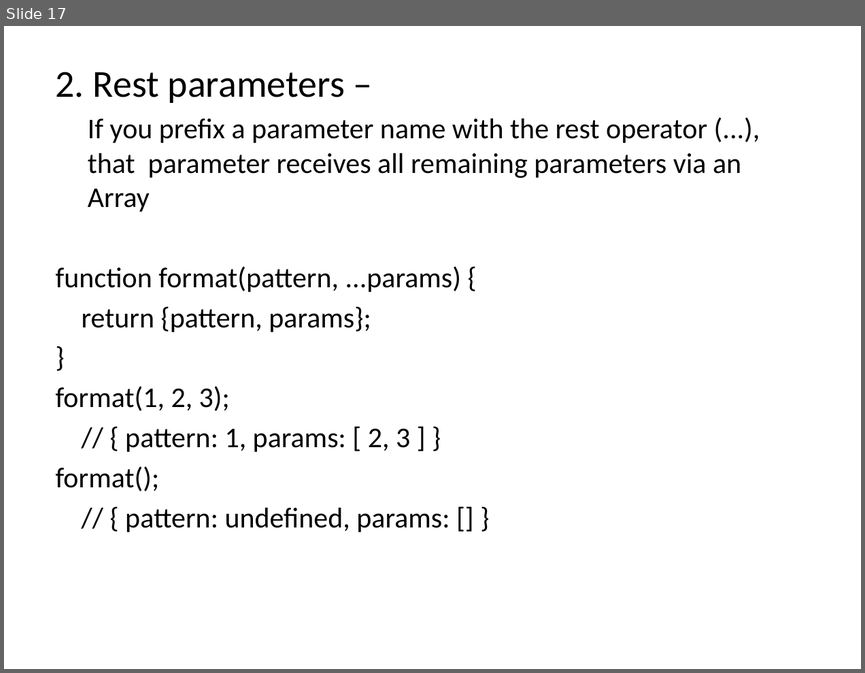
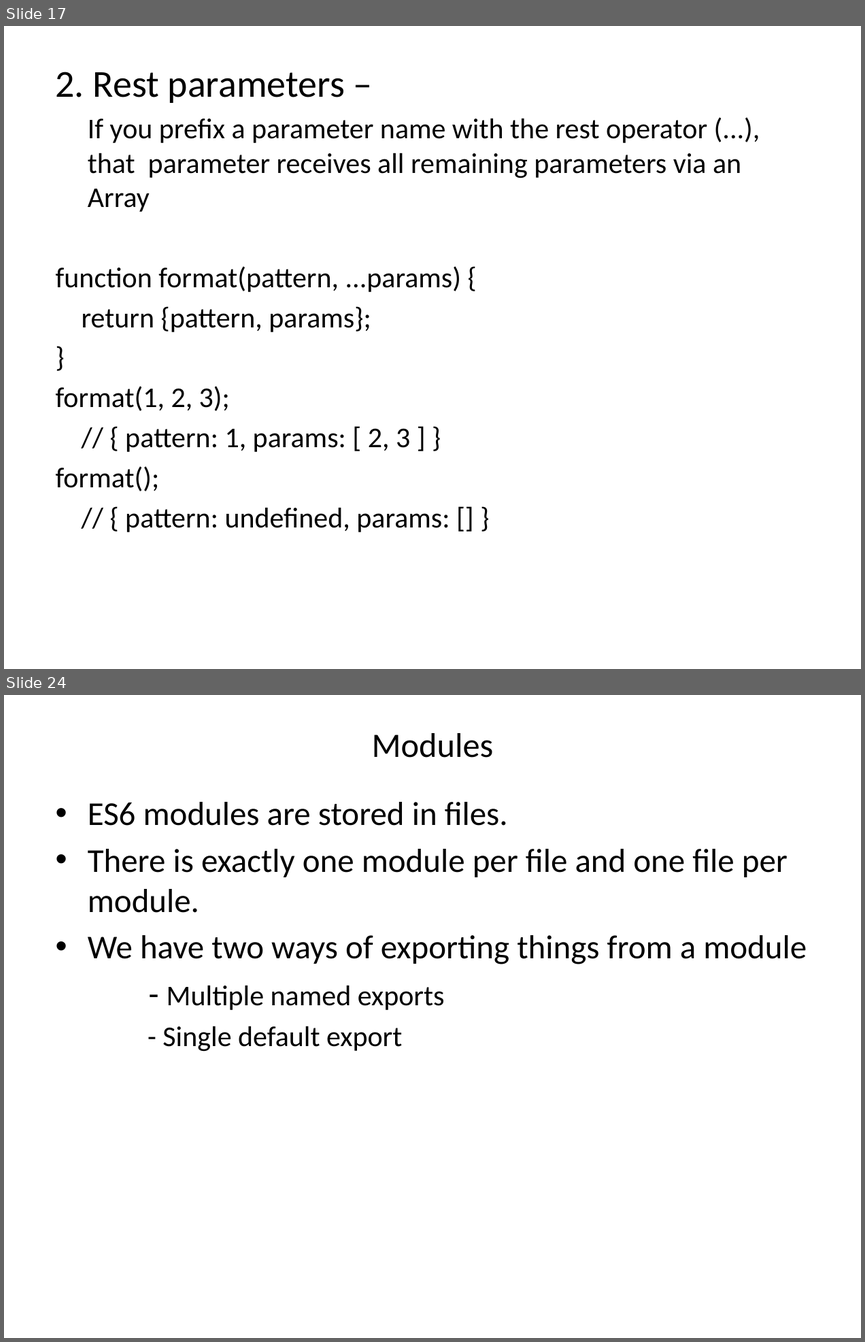
Before and after one commit to jaybidwai02/jsFrameworks, a slide deck: es6/ES6.pptx. Shown one above the other, each under a label of ours: slide 17 before the commit, slides 17 and 24 after it; the slides between them are not shown. The pictures are 865x673 and 865x1342 pixels, drawn with LibreOffice and Linux fonts; fonts in the diff are those of the drawing. Boxes give left, top, right and bottom in pixels: in the first picture for what was removed or moved away, otherwise in the second. Text is boxed around its words. In the diff, an @@ line names an element or a change of style, - is before the commit and + after.

```diff
--- a/es6/ES6.pptx
+++ b/es6/ES6.pptx
@@ slide 24 added at (x1=4, y1=695, x2=861, y2=1338), background #FFFFFF @@
@@ title added at (x1=372, y1=733, x2=494, y2=758), 28.8 pt, text #000000 @@
+Modules
@@ text added at (x1=88, y1=802, x2=806, y2=1051), 28 pt, text #000000 @@
+• ES6 modules are stored in files.
+• There is exactly one module per file and one file per module.
+• We have two ways of exporting things from a module
+- Multiple named exports
+- Single default export
```
Also in this commit, not shown: 7 other slides added.
